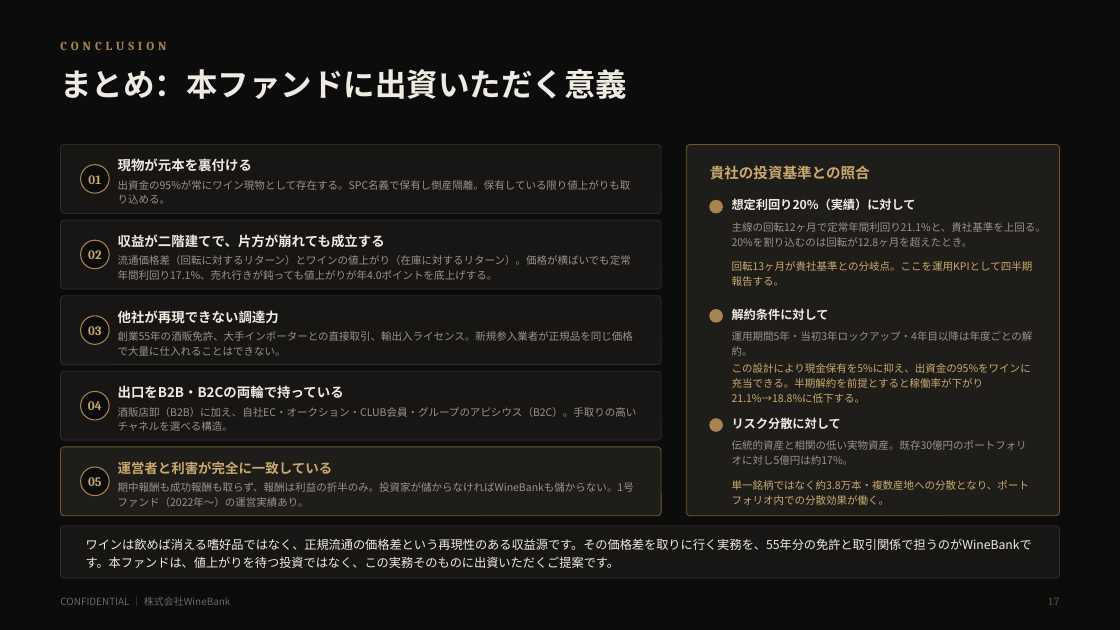
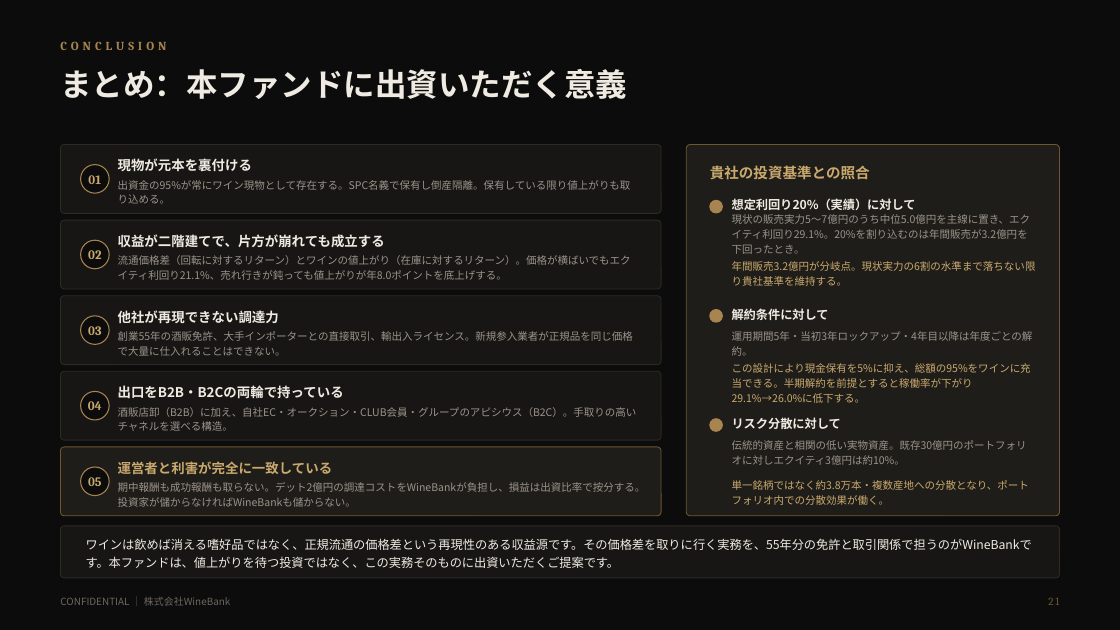
Before and after one commit to nakano-winebank/wine-auction, a slide deck: slide 22 of docs/wine-fund/WineBank_ワインファンドSPC組成提案_5億_20260811.pptx (slide 18 before the commit). Drawn at 1120x630 pixels with LibreOffice and Linux fonts; fonts in the diff are those of the drawing. Boxes give left, top, right and bottom in pixels: in the first picture for what was removed or moved away, otherwise in the second. Text is boxed around its words. In the diff, an @@ line names an element or a change of style, - is before the commit and + after.

```diff
--- a/docs/wine-fund/WineBank_ワインファンドSPC組成提案_5億_20260811.pptx
+++ b/docs/wine-fund/WineBank_ワインファンドSPC組成提案_5億_20260811.pptx
@@ text at box(732, 214, 1031, 254): text changed @@
-主線の回転12ヶ月で定常年間利回り21.1%と、貴社基準を上回る。20%を割り込むのは回転が12.8ヶ月を超えたとき。
+現状の販売実力5〜7億円のうち中位5.0億円を主線に置き、エクイティ利回り29.1%。20%を割り込むのは年間販売が3.2億円を下回ったとき。
@@ text at box(118, 255, 631, 280): text changed @@
-流通価格差（回転に対するリターン）とワインの値上がり（在庫に対するリターン）。価格が横ばいでも定常年間利回り17.1%、売れ行きが鈍っても値上がりが年4.0ポイントを底上げする。
+流通価格差（回転に対するリターン）とワインの値上がり（在庫に対するリターン）。価格が横ばいでもエクイティ利回り21.1%、売れ行きが鈍っても値上がりが年8.0ポイントを底上げする。
@@ text at box(732, 261, 1036, 286): text changed @@
-回転13ヶ月が貴社基準との分岐点。ここを運用KPIとして四半期報告する。
+年間販売3.2億円が分岐点。現状実力の6割の水準まで落ちない限り貴社基準を維持する。
@@ text at box(732, 363, 1031, 403): text changed @@
-この設計により現金保有を5%に抑え、出資金の95%をワインに充当できる。半期解約を前提とすると稼働率が下がり21.1%→18.8%に低下する。
+この設計により現金保有を5%に抑え、総額の95%をワインに充当できる。半期解約を前提とすると稼働率が下がり29.1%→26.0%に低下する。
@@ text at box(732, 440, 1027, 465): text changed @@
-伝統的資産と相関の低い実物資産。既存30億円のポートフォリオに対し5億円は約17%。
+伝統的資産と相関の低い実物資産。既存30億円のポートフォリオに対しエクイティ3億円は約10%。
@@ text at box(118, 482, 646, 507): text changed @@
-期中報酬も成功報酬も取らず、報酬は利益の折半のみ。投資家が儲からなければWineBankも儲からない。1号ファンド（2022年〜）の運営実績あり。
+期中報酬も成功報酬も取らない。デット2億円の調達コストをWineBankが負担し、損益は出資比率で按分する。投資家が儲からなければWineBankも儲からない。
@@ text at box(1048, 598, 1059, 605): text changed @@
-17
+21
```
Also in this commit, not shown: 18 other slides changed, 4 slides added, 5 other files.
